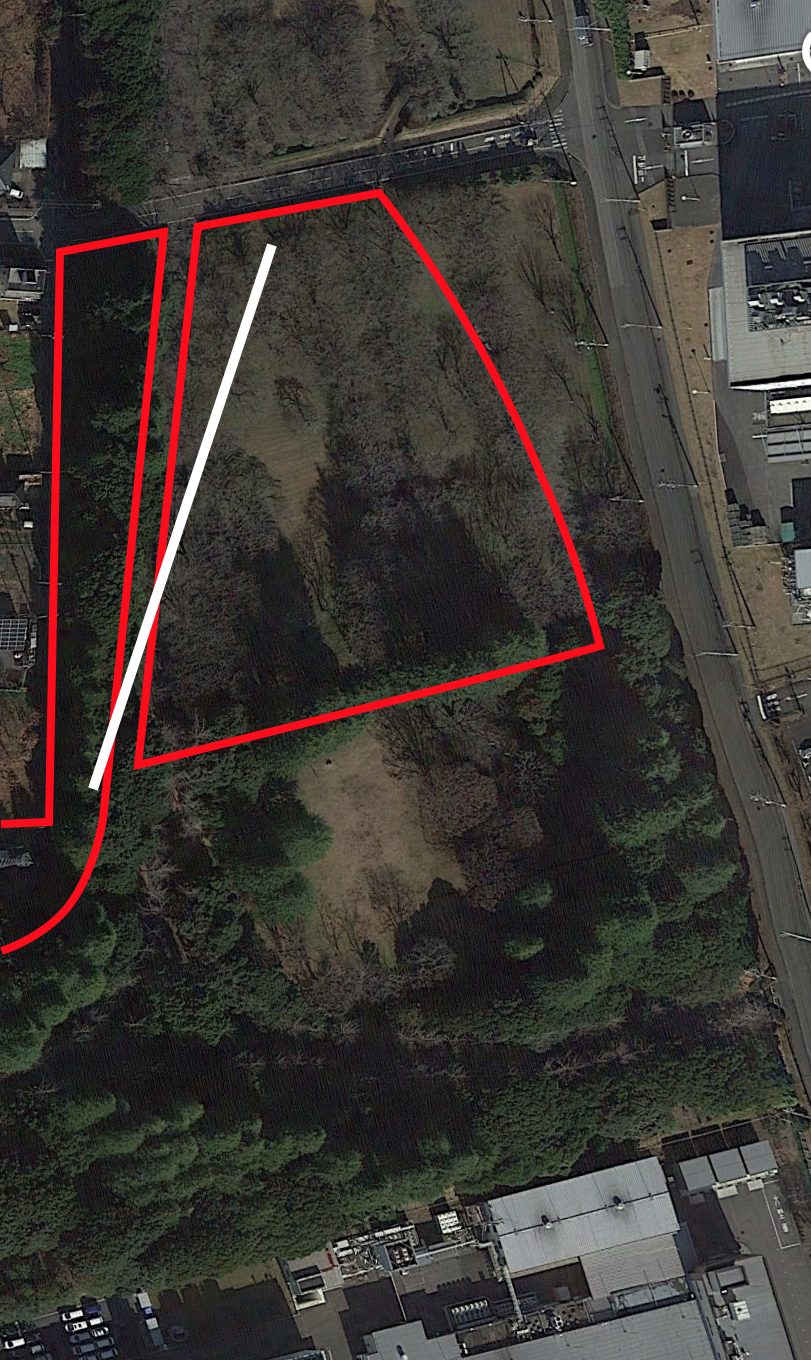
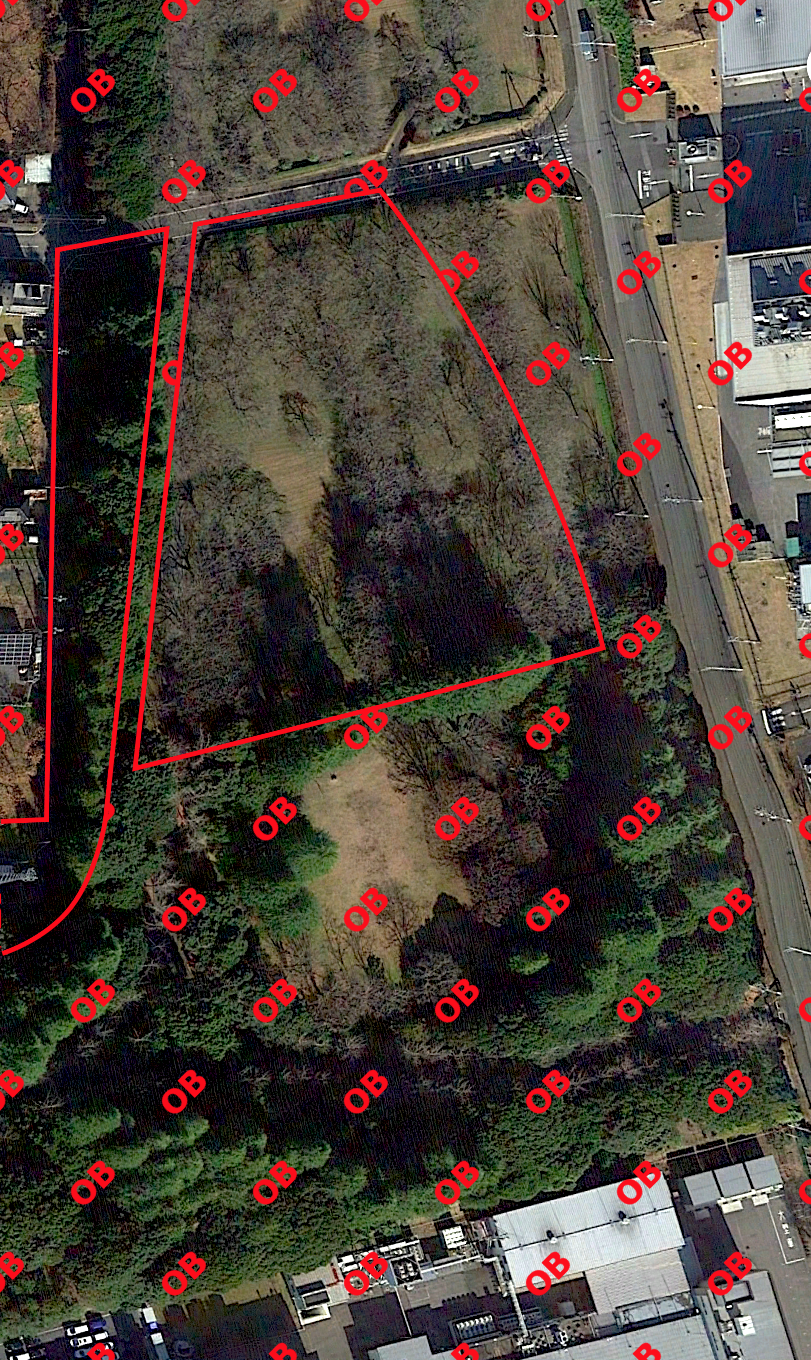
Before/after of a (811, 1360) layered artwork. What changed in the layer stack:
hid "パス" over left=88, top=243, right=277, bottom=791
painted on "OB" over left=0, top=0, right=811, bottom=1360
painted on "ベース" over left=0, top=0, right=811, bottom=1360
